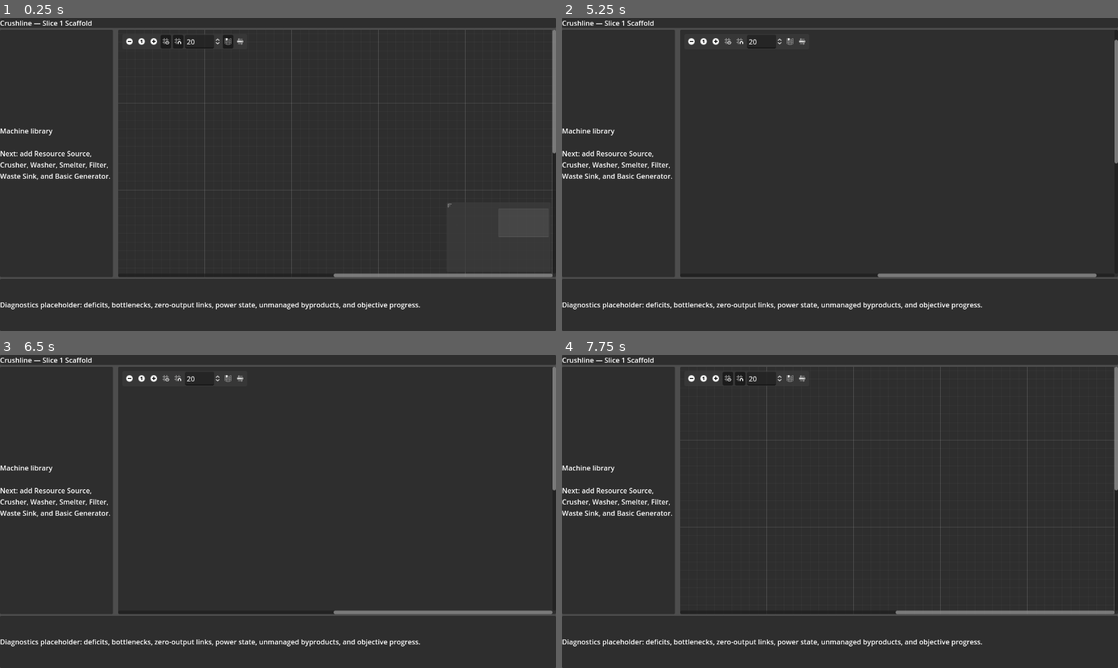
Above: before the commit, frames 1-4 (two rows, left to right).
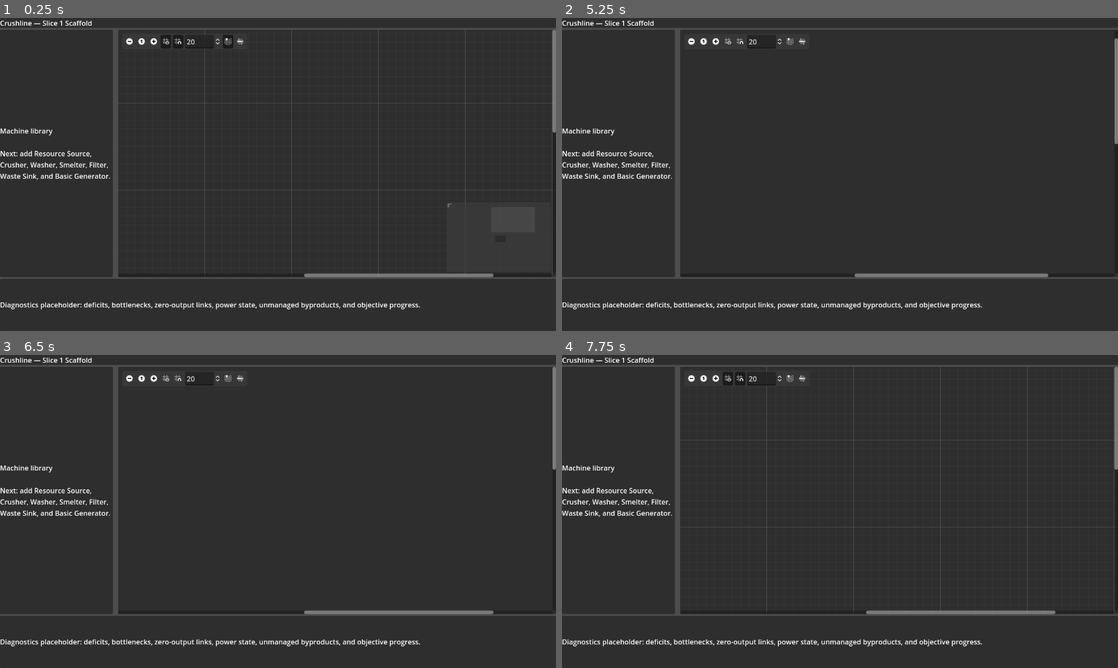
Above: after the commit, the same moments.

Repository: killerbearddude/Crushline-Godot
Game: Godot game, scene res://scenes/main/Main.tscn
Same seed, same stepped clock (60 frames per second), same inputs: the game is played once before the commit and once after it.
Inputs (mouse positions are in pixels of both pictures, inside the frame that each line leads up to):
- Up to frame 1 (0.25 s): no input
- Up to frame 2 (5.25 s): click (689, 43) at 0.5 s; click (717, 43) at 1.25 s; click (728, 43) at 2 s; click (739, 43) at 2.75 s; click (789, 43) at 3.5 s; click (801, 43) at 4.25 s; click (689, 43) at 5 s
- Up to frame 3 (6.5 s): click (155, 380) at 5.75 s
- Up to frame 4 (7.75 s): click (728, 380) at 6.5 s; click (739, 380) at 7.25 s

The runs differ from the first frame. In frame 1, 0.3% of the frame differs, in the area x 54-100%, y 36-83%; in frame 2, 0.2%; in frame 3, 0.3%; in frame 4, 0.3%.

Commit message:
Add graph view test node scaffold (#3)
* Add graph view test node controller

* Attach graph view controller to canvas scene

Diff:
--- a/scenes/graph/ProductionGraphView.tscn
+++ b/scenes/graph/ProductionGraphView.tscn
@@ -1,4 +1,6 @@
-[gd_scene format=3]
+[gd_scene load_steps=2 format=3]
+
+[ext_resource type="Script" path="res://scripts/ui/graph_view_controller.gd" id="graph_view_controller"]
 
 [node name="ProductionGraphView" type="GraphEdit"]
 layout_mode = 2
@@ -7,3 +9,4 @@
 show_grid = true
 snapping_enabled = true
 connection_lines_thickness = 2.0
+script = ExtResource("graph_view_controller")
--- /dev/null
+++ b/scripts/ui/graph_view_controller.gd
@@ -0,0 +1,23 @@
+extends GraphEdit
+
+const TEST_NODE_NAME := "TestResourceSourceNode"
+
+func _ready() -> void:
+	_create_test_resource_source_node()
+
+
+func _create_test_resource_source_node() -> void:
+	if has_node(TEST_NODE_NAME):
+		return
+
+	var graph_node := GraphNode.new()
+	graph_node.name = TEST_NODE_NAME
+	graph_node.title = "Resource Source"
+	graph_node.position_offset = Vector2(80.0, 80.0)
+	graph_node.custom_minimum_size = Vector2(240.0, 120.0)
+
+	var label := Label.new()
+	label.text = "Output: Iron Ore\nRate: placeholder\n\nSlice 1 visual test node"
+	graph_node.add_child(label)
+
+	add_child(graph_node)
